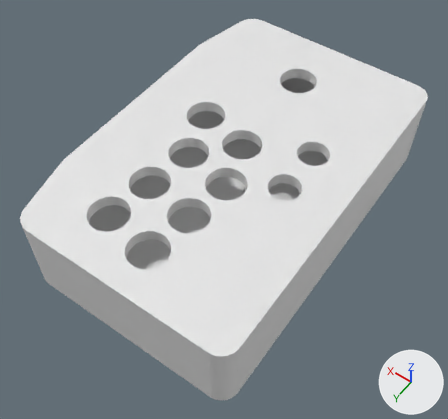
Before and after pictures for a commit that changed the Blender file [2026] Arcade Keypad/Arcade Keypad.blend.
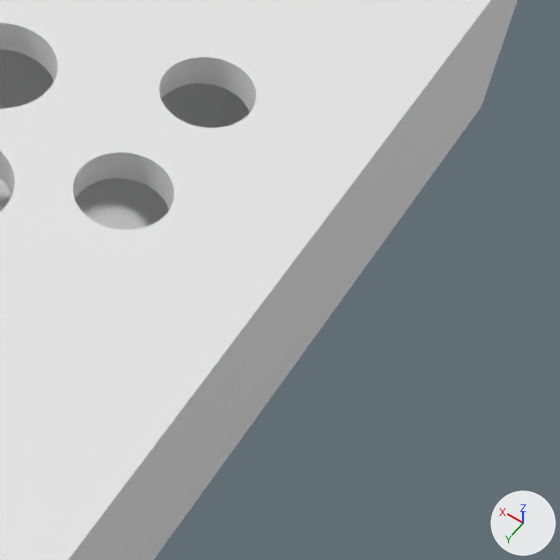
Each version is shown whole from a 50 mm camera at (-0.185, 0.273, 0.38) aimed at (-0.009, 0.026, -0.008), then close up on the part from 54% to 97% of the width and 29% to 75% of the height. Every picture has the same lights, and +X, +Y and +Z are marked at lower right. The first two pictures are the older version.
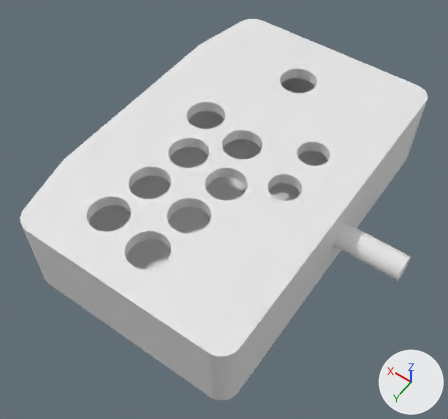
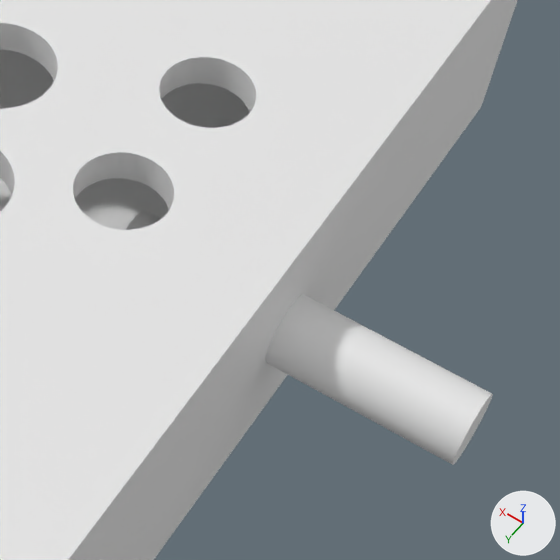
What differs and where, as boxes [x1, y1, x2, y2] in the close-ups (560 x 560 px):
'Cylinder', added: after [125, 211, 493, 465]

The change in detail:
Mesh me_cylinder_014 is new.
It has 200 vertices, 102 faces and spans x -0.02..0.02, y -0.02..0.02, z -0.05..0.05.
Object 'Cylinder' (ob_cylinder) is new; it shows me_cylinder_014.
Its location is (-0.1, 0.0, 0.0).
Its rotation in degrees is (0, 90, 0).
Its scale is (0.5, 0.5, 1.0).
